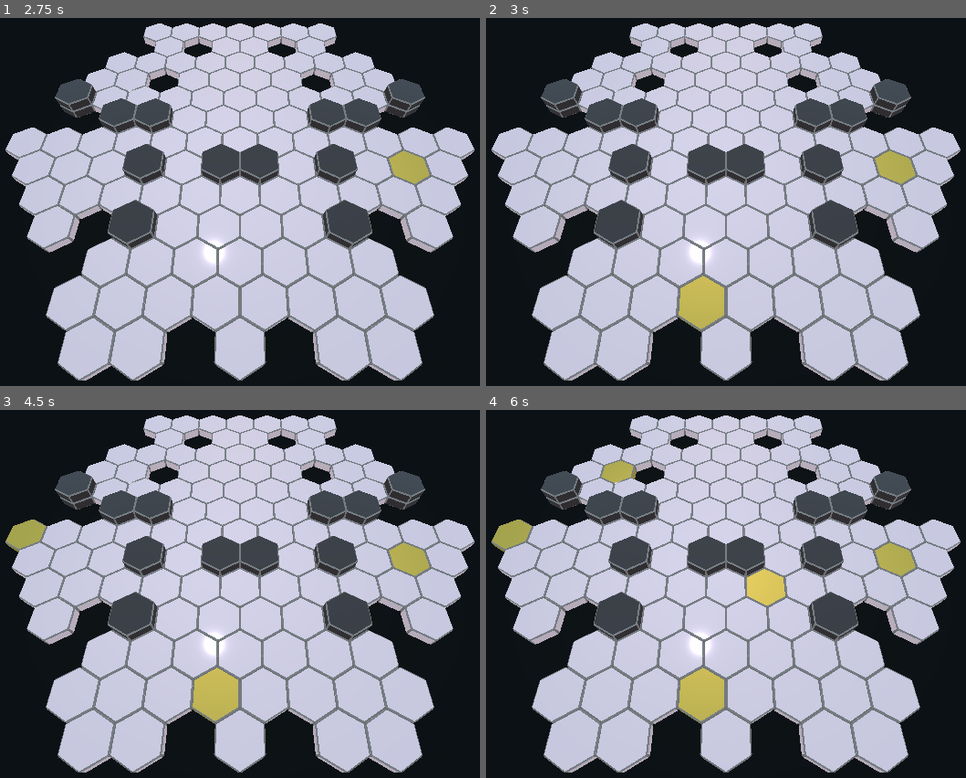
Above: before the commit, frames 1-4 (two rows, left to right).
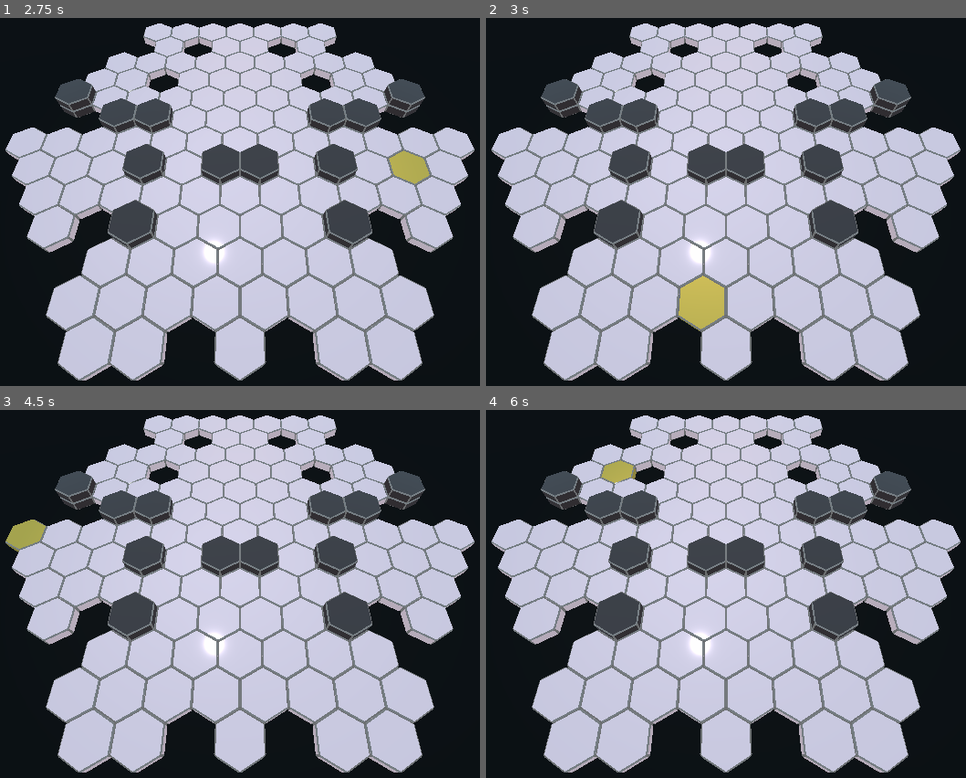
Above: after the commit, the same moments.

Repository: Tess-Qieu/Alakazam-Phoenix
Game: Godot game, scene res://Map.tscn
Same seed, same stepped clock (60 frames per second), same inputs: the game is played once before the commit and once after it.
Inputs (mouse positions are in pixels of both pictures, inside the frame that each line leads up to):
- Up to frame 1 (2.75 s): tap Enter at 0.5, 2 s; move the mouse to (398, 176) at 0.52 s; click (398, 176) at 0.67 s; tap Space at 1.25 s; move the mouse to (96, 220) at 1.27 s; click (96, 220) at 1.42 s; move the mouse to (312, 106) at 2.02 s; click (312, 106) at 2.17 s
- Up to frame 2 (3 s): tap Space at 2.75 s; move the mouse to (687, 282) at 2.77 s; click (687, 282) at 2.92 s
- Up to frame 3 (4.5 s): tap Enter at 3.5 s; move the mouse to (460, 656) at 3.52 s; click (460, 656) at 3.67 s; tap Space at 4.25 s; move the mouse to (19, 527) at 4.27 s; click (19, 527) at 4.42 s
- Up to frame 4 (6 s): move the mouse to (764, 590) at 5.02 s; click (764, 590) at 5.17 s; move the mouse to (615, 483) at 5.77 s; click (615, 483) at 5.92 s

Frame 1 is identical in both runs. In frame 2, 0.5% of the frame differs, in the area x 80-90%, y 35-46%; in frame 3, 1.5%; in frame 4, 2.5%, in the area x 1-90%, y 29-86%.

Commit message:
Unselection of previous cell

Diff:
--- a/HexGrid/Map.gd
+++ b/HexGrid/Map.gd
@@ -5,6 +5,9 @@
 
 var rng = RandomNumberGenerator.new()
 var grid = []
+
+# Array of selected cells
+var selected_cells = []
 
 const PROBA_CELL_FULL = 0.15
 const PROBA_CELL_HOLE = 0.15
@@ -15,6 +18,7 @@
 	rng.randomize()
 	generate_grid()
 	instance_map()
+	selected_cells.resize(2)
 
 func random_kind():
 	var value = rng.randf()
@@ -66,6 +70,8 @@
 	var cell = cell_type.instance()
 	cell.init(q, r, kind, height)
 	add_child(cell)
+	if cell.kind == "floor":
+		cell.connect("selected", self, "selected_cell", [cell])
 
 func instance_map():
 	for line in grid:
@@ -81,3 +87,11 @@
 			elif kind == 'full':
 				instance_cell(Cell_Grey, q, r, kind)
 				instance_cell(Cell_Grey, q, r, kind, 1)
+
+# Function memorizing the selected tile and unselecting the previous
+func selected_cell(index, cell):
+	if selected_cells.size() > index:
+		if selected_cells[index] != null:
+			selected_cells[index].unselect()
+
+		selected_cells[index] = cell
--- a/HexGrid/Prefabs/Cell/Cell.gd
+++ b/HexGrid/Prefabs/Cell/Cell.gd
@@ -8,6 +8,8 @@
 # 0 = unselected
 # 1 = selected
 var materials = []
+
+signal selected(index)
 
 const CIRCLE_RAY = 1
 const SPACE_BETWEEN = 0
@@ -32,6 +34,9 @@
 	materials.append(load("res://Prefabs/Cell/Cell_White/Faces.material"))
 	materials.append(load("res://Prefabs/Cell/selected_mat.tres"))
 
+# Function allowing to unselect a tile
+func unselect():
+	$Circle.set_surface_material(0, materials[0])
 
 
 func _on_Area_input_event(camera, event, click_position, click_normal, shape_idx):
@@ -40,6 +45,7 @@
 			print('Cell {0} / {1} clicked !'.format([q, r]))
 			if kind == "floor":
 				$Circle.set_surface_material(0, materials[1])
+				emit_signal("selected", 0)
 
 	elif event is InputEventMouseMotion:
 		print('Cell {0} / {1} motionned !'.format([q, r]))
